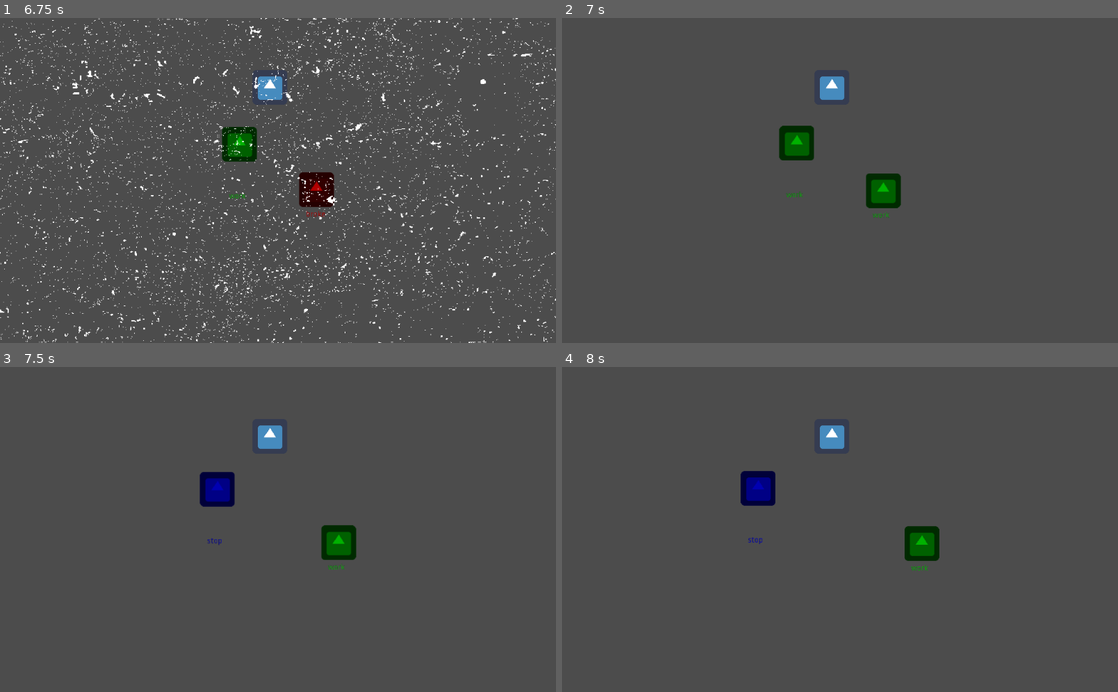
Above: before the commit, frames 1-4 (two rows, left to right).
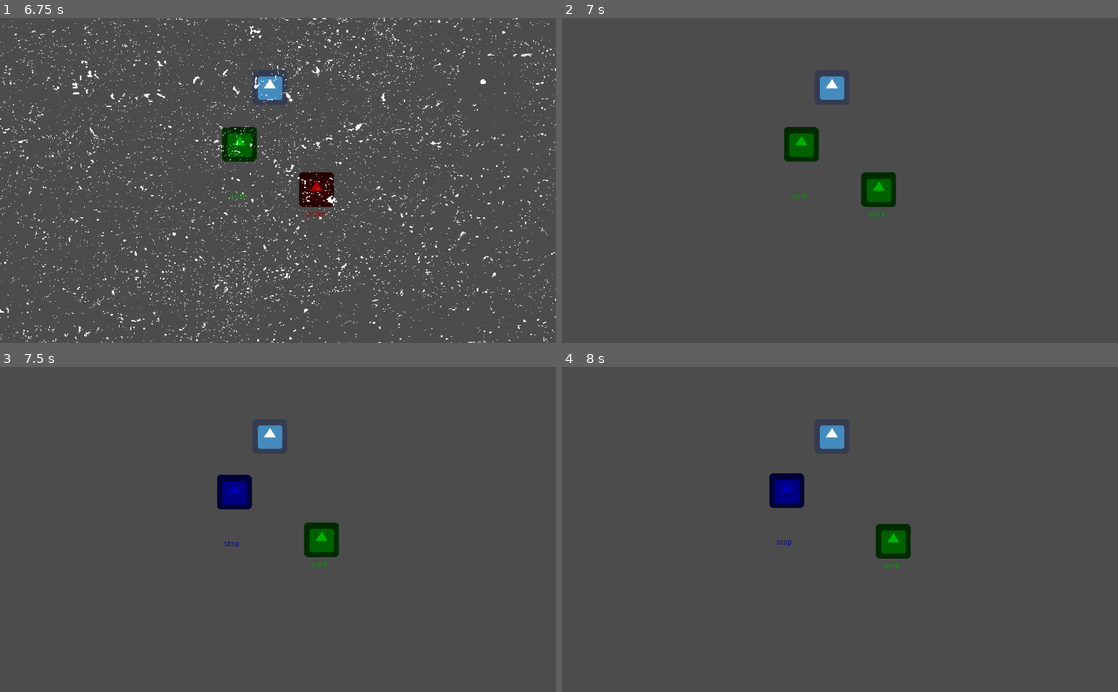
Above: after the commit, the same moments.

Repository: killicolin/SCI-GJ-3
Game: Godot game, scene res://Level1.tscn
Two runs of this game, one before a commit and one after it. Both use one fixed random seed, a clock stepped at 60 frames per second and the inputs below. The engine's default icon, where the game draws it, is replaced by a stand-in: a white triangle on a blue panel in a dark square.
Inputs:
- Up to frame 1 (6.75 s): tap Enter at 0.5, 4.25, 5.75 s; hold Right (p1_right) 0.53-1.28 s; hold Space (p1_action) 0.53-1.28 s; tap Down (p1_stop) at 1.35 s; tap Space (p1_action) at 2, 4.35, 5 s; hold Q (p2_action) 2.03-2.78 s; hold Right (p1_right) 2.03-3.53 s; tap D (p2_right) at 2.85, 6.6 s; hold S (p2_stop) 3.53-4.28 s; hold Down (p1_stop) 5.03-5.78 s; hold Right (p1_right) from 5.78 s (still down); tap Q (p2_action) at 5.85 s
- Up to frame 2 (7 s): keep holding Right (p1_right)
- Up to frame 3 (7.5 s): keep holding Right (p1_right); tap S (p2_stop) at 7.35 s
- Up to frame 4 (8 s): keep holding Right (p1_right)

Frame 1 is identical in both runs. In frame 2, 0.9% of the frame differs, in the area x 39-61%, y 33-62%; in frame 3, 1.9%; in frame 4, 2.4%, in the area x 32-68%, y 32-63%.

Commit message:
[fix] - broke restart speed

Diff:
--- a/PlayerRobot.gd
+++ b/PlayerRobot.gd
@@ -25,16 +25,20 @@
 			input_direction = Input.get_vector("ui_accept", "p1_right", "ui_accept", "ui_accept")
 			if input_direction[0] >= 1:
 				work()
-			else:
+			elif state == "stop":
 				speed = 10
+		else:
+			speed = 0
+
 	elif player == "p2":
 		if not robotDisabled:
 			input_direction = Input.get_vector("ui_accept", "p2_right", "ui_accept", "ui_accept")
 			if input_direction[0] >= 1:
 				work()
-			else:
+			elif state == "stop":
 				speed = 10
-
+		else:
+			speed = 0
 
 	velocity = input_direction * speed
 
